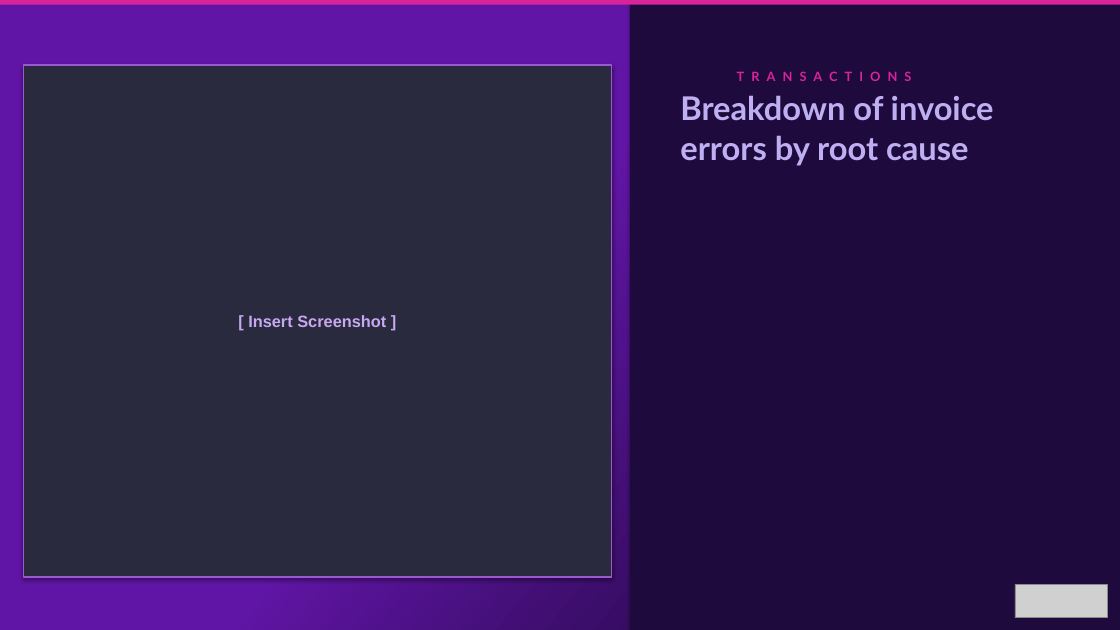
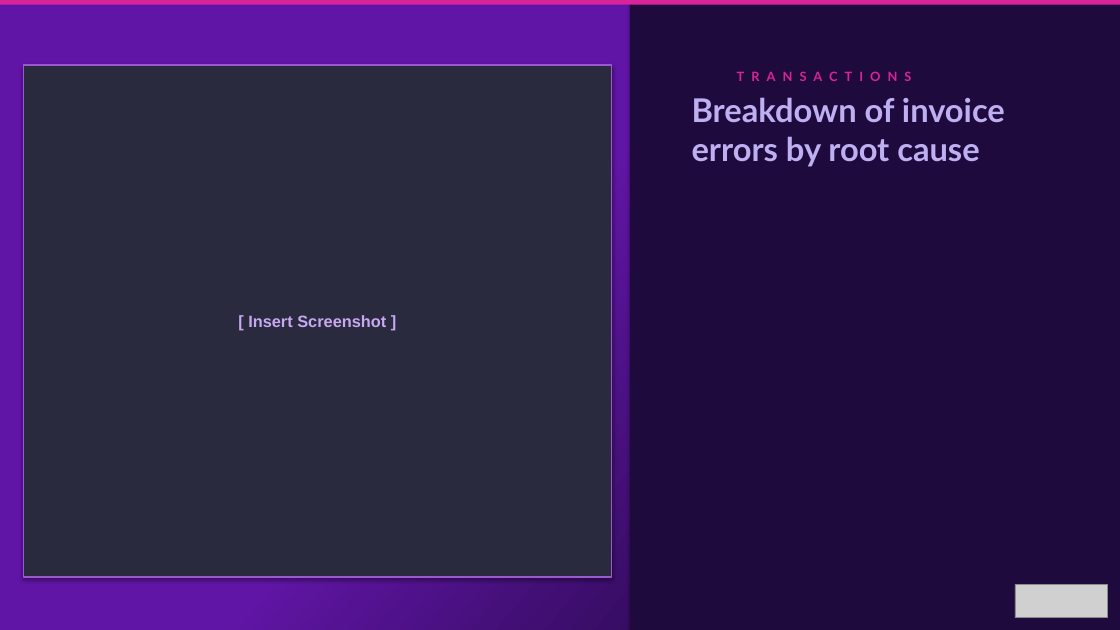
Before and after one commit to oresanniowo-beep/EBR-Gen-v2, a slide deck: slide 21 of EBR_Template.pptx (slide 18 before the commit). Drawn at 1120x630 pixels with LibreOffice and Linux fonts; fonts in the diff are those of the drawing; grey boxes stand for pictures. Boxes give left, top, right and bottom in pixels: in the first picture for what was removed or moved away, otherwise in the second. Text is boxed around its words. In the diff, an @@ line names an element or a change of style, - is before the commit and + after.

```diff
--- a/EBR_Template.pptx
+++ b/EBR_Template.pptx
@@ text "Breakdown of invoice errors by ...": place and size @@
-text "Breakdown of invoice errors by ..." at [680, 95, 994, 166]
+text "Breakdown of invoice errors by ..." at [692, 97, 1005, 167]
```
Also in this commit, not shown: 11 other slides changed, 1 slide added, 1 slide removed.
